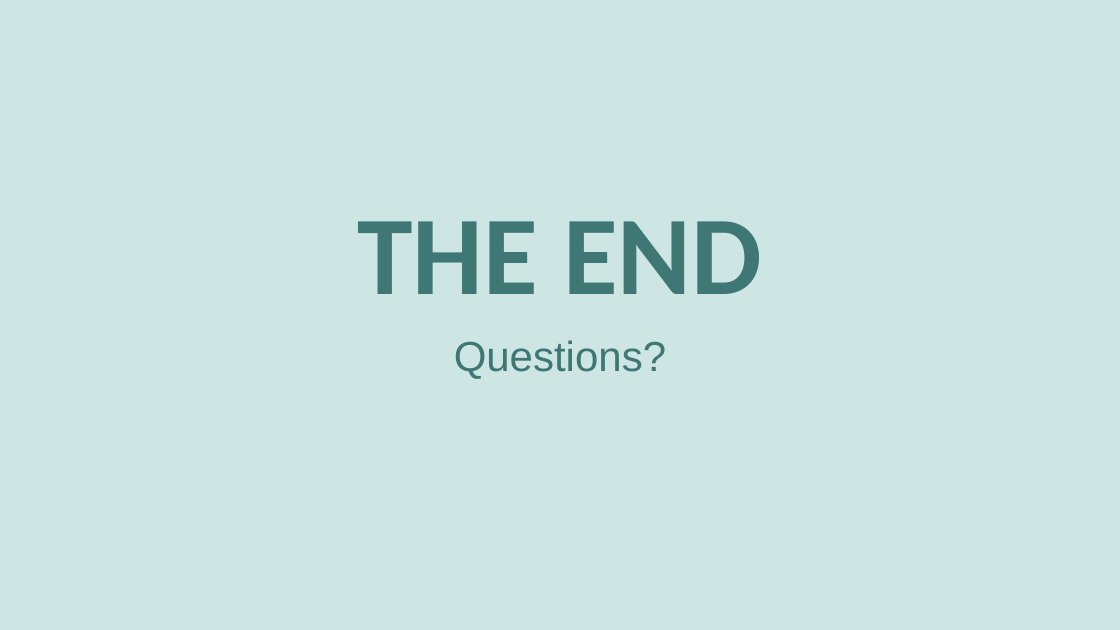
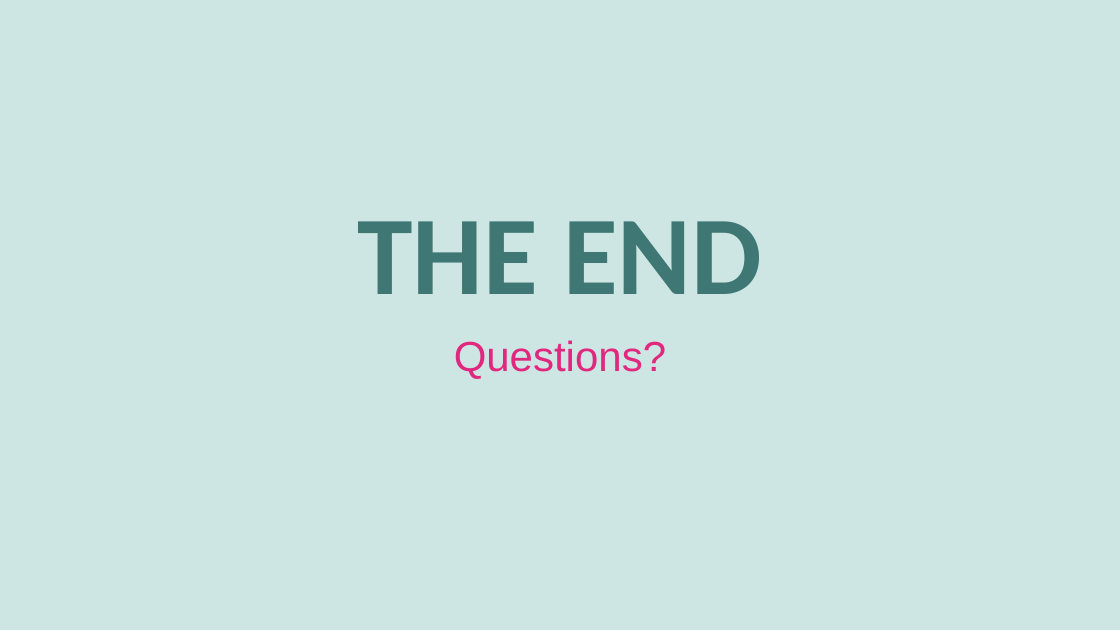
Before and after one commit to hytechclub/web-103, a slide deck: slide 27 of ApiConsumption/ApiQuestions.pptx. Drawn at 1120x630 pixels with LibreOffice and Linux fonts; fonts in the diff are those of the drawing. Boxes give left, top, right and bottom in pixels: in the first picture for what was removed or moved away, otherwise in the second. Text is boxed around its words. In the diff, an @@ line names an element or a change of style, - is before the commit and + after.

```diff
--- a/ApiConsumption/ApiQuestions.pptx
+++ b/ApiConsumption/ApiQuestions.pptx
@@ subtitle "Questions?" at <box>454,340,666,379</box>: text colour #3E7773 to #E1287E @@
```
Also in this commit, not shown: 1 other slide changed, 1 other file.
